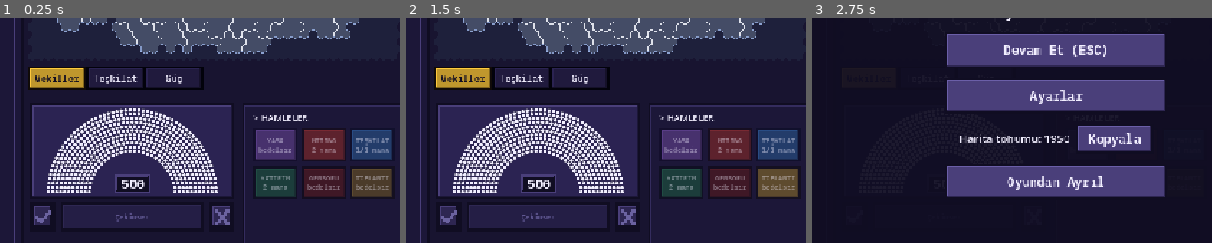
Above: before the commit, frames 1-3 (left to right).
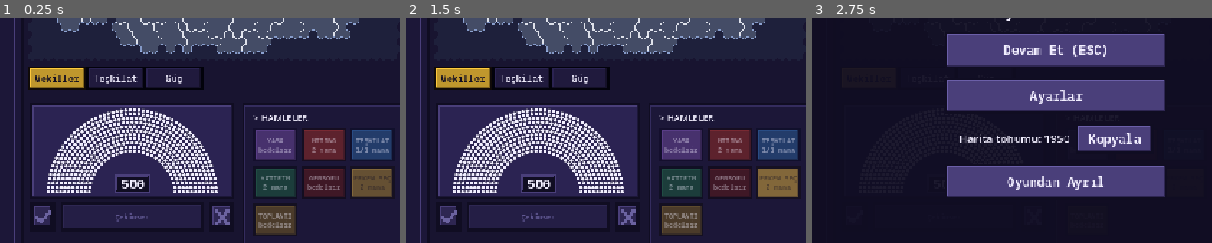
Above: after the commit, the same moments.

Repository: TriQue06/siyaset_oyunu_test_experimental
Game: Godot game, scene res://scenes/GameScreen.tscn
The game is run twice, just before and just after one commit, with the same random seed, the same clock (stepped at 60 frames per second) and the same inputs. This scene is started directly instead of the project's main scene. Sound files missing from this copy of the repository are replaced by a short silence.
Inputs (mouse positions are % of the whole screen's width and height, from its top left):
- Up to frame 1 (0.25 s): no input
- Up to frame 2 (1.5 s): click "GENSORU bedelsiz" at 0.5 s; click (66, 66) at 1.25 s, where only the run after the commit has a clickable "ERKEN SEÇİM 2 mana"
- Up to frame 3 (2.75 s): click "Menü" at 2 s
The pictures show only the part of the screen within x 20-70%, y 30-80%; the shares and areas given below are measured in that part.

The runs differ from the first frame. In frame 1, 2.3% of the frame differs, in the area x 64-98%, y 67-97%; in frame 2, 2.4%; in frame 3, less than 0.1%.

Commit message:
Sürüm 0.0.138: erken seçim hamle oldu (2 mana), görüşe ters yasa bedeli kaldırıldı, koalisyonda yardımcının oyu sayılır
Co-Authored-By: Claude Opus 5.5 <noreply@anthropic.com>

Diff:
--- a/siyaset-oyunu/project.godot
+++ b/siyaset-oyunu/project.godot
@@ -11,7 +11,7 @@
 [application]
 
 config/name="Siyaset Oyunu"
-config/version="0.0.137"
+config/version="0.0.138"
 run/main_scene="res://scenes/Lobby.tscn"
 config/quit_on_go_back=false
 config/features=PackedStringArray("4.7", "Forward Plus")
--- a/siyaset-oyunu/scripts/bot_brain.gd
+++ b/siyaset-oyunu/scripts/bot_brain.gd
@@ -263,6 +263,16 @@
 			best = {"type": "censure"}
 			_bloc_forming = bloc_active()
 			best_score = censure_score - GameRules.CENSURE_MANA_COST * mana_value
+
+	# ERKEN SEÇİM: kamuoyu bot lehineyse ve hükümette değilse sandığı ister.
+	if CardManager.can_early_election(bot) and not CardManager.is_government_party(bot):
+		var support := CardManager.national_of(bot)
+		var early_score := 1.0 + support * 0.8 - GameRules.EARLY_ELECTION_MANA_COST * mana_value + _jitter(bot)
+		if support > EARLY_ELECTION_SUPPORT:
+			candidates.append({"type": "early_election"})
+			if early_score > best_score:
+				best = {"type": "early_election"}
+				best_score = early_score
 
 	if CardManager.can_miting(bot):
 		var miting := _eval_miting(bot, known)
--- a/siyaset-oyunu/scripts/bot_manager.gd
+++ b/siyaset-oyunu/scripts/bot_manager.gd
@@ -105,6 +105,8 @@
 			CardManager._apply_invest_move(bot, String(action["province"]))
 		"censure":
 			CardManager._apply_censure_move(bot)
+		"early_election":
+			CardManager._apply_early_election_move(bot)
 		"card":
 			var play := BotBrain.choose_play(bot)
 			if play.is_empty():
--- a/siyaset-oyunu/scripts/card_manager.gd
+++ b/siyaset-oyunu/scripts/card_manager.gd
@@ -381,16 +381,8 @@
 
 ## Yasanın bu partiye bedeli: partinin yerleşik görüşüne ZIT yasa ek mana ister
 ## (bkz. GameRules.LAW_AGAINST_*). law_type boşsa taban bedel.
-func law_mana_cost(peer_id: int, law_type: String = "") -> int:
-	var law := CardPresets.law_data(law_type)
-	if law.is_empty():
-		return GameRules.LAW_MANA_COST
-	var value := float(PartyManager.data_of(peer_id).get("ideology", {}).get(law["axis"], 0.0))
-	if signf(value) == float(-int(law["dir"])):
-		if absf(value) >= GameRules.LAW_AGAINST_LEVEL_2:
-			return GameRules.LAW_MANA_COST + 2
-		if absf(value) >= GameRules.LAW_AGAINST_LEVEL_1:
-			return GameRules.LAW_MANA_COST + 1
+func law_mana_cost(_peer_id: int, _law_type: String = "") -> int:
+	# Görüşe ters yasa için ek bedel KALDIRILDI: her eksen, her yön aynı bedel.
 	return GameRules.LAW_MANA_COST
 
 ## ANAYASA DEĞİŞİKLİĞİ sunulabilir mi? Yasadan farkı: GÜNDEM ŞARTI YOK
@@ -451,6 +443,33 @@
 		and GovernmentManager.phase == GovernmentManager.Phase.GOVERNING and GovernmentManager.has_government() \
 		and not GovernmentManager.has_majority() and not is_government_party(peer_id)
 
+## ERKEN SEÇİM hamlesi: meclis gerekir, oylama açık olmamalı, zaten erken
+## seçim kararı yoksa.
+func can_early_election(peer_id: int) -> bool:
+	return can_choose_main_action(peer_id) and mana_of(peer_id) >= GameRules.EARLY_ELECTION_MANA_COST \
+		and has_seats(peer_id) and not early_election_pending and GovernmentManager.can_submit_law()
+
+func early_election() -> void:
+	if not can_early_election(multiplayer.get_unique_id()):
+		return
+	if _is_authority():
+		_apply_early_election_move(multiplayer.get_unique_id())
+	else:
+		_request_early_election.rpc_id(1)
+
+func _apply_early_election_move(peer_id: int) -> void:
+	if not can_early_election(peer_id):
+		return
+	mana[peer_id] = mana_of(peer_id) - GameRules.EARLY_ELECTION_MANA_COST
+	_push_state({"type": "early_election", "peer_id": peer_id,
+		"message": "%s erken seçim önergesi verdi: meclis oylaması başladı." % _party_name(peer_id)})
+	GovernmentManager.submit_early_election(peer_id)
+
+@rpc("any_peer", "reliable")
+func _request_early_election() -> void:
+	if MultiplayerManager.is_host:
+		_apply_early_election_move(multiplayer.get_remote_sender_id())
+
 ## Popülizm bonusunun kalan turu (kullanıldığı turda POPULISM_ROUNDS, yoksa 0).
 func populism_rounds_left(peer_id: int) -> int:
 	return maxi(0, int(populism.get(party_of(peer_id), 0)) - round_number)
@@ -511,9 +530,7 @@
 	if mana_of(peer_id) < CardPresets.card_cost(card_type):
 		return false
 	if card_type == CardPresets.EARLY_ELECTION_CARD_TYPE:
-		# Meclis gerekir, oylama açık olmamalı, zaten erken seçim kararı yoksa.
-		return has_seats(peer_id) and not early_election_pending \
-			and GovernmentManager.can_submit_law()
+		return false  # artık hamle (bkz. can_early_election)
 	if CardPresets.needs_target(card_type):
 		return is_valid_steal_target(peer_id, target_peer_id)
 	# Hedef PARTİ (ya da kart çalmada o partinin oyuncusu): kendi partin olamaz.
@@ -980,9 +997,6 @@
 	if not last_seats.is_empty():
 		weights[CardPresets.STEAL_WEAK_CARD_TYPE] = WEIGHT_STEAL_WEAK
 		weights[CardPresets.STEAL_STRONG_CARD_TYPE] = WEIGHT_STEAL_STRONG
-	# Erken seçim ancak meclis varken anlamlı.
-	if not last_seats.is_empty():
-		weights[CardPresets.EARLY_ELECTION_CARD_TYPE] = WEIGHT_EARLY_ELECTION
 	weights[CardPresets.POPULISM_CARD_TYPE] = WEIGHT_POPULISM
 	weights[CardPresets.MANA_BONUS_CARD_TYPE] = WEIGHT_MANA_BONUS
 	weights[CardPresets.MANA_BONUS_STRONG_CARD_TYPE] = WEIGHT_MANA_BONUS_STRONG
--- a/siyaset-oyunu/scripts/game_rules.gd
+++ b/siyaset-oyunu/scripts/game_rules.gd
@@ -88,10 +88,6 @@
 
 ## Yasa sunmak BEDELSİZ (turda 1): meclis oyunun merkezi, mana engel olmasın.
 const LAW_MANA_COST := 0
-## Partinin yerleşik görüşüne ZIT bir yasa sunmak ek mana ister: o eksende
-## |görüş| ≥ LAW_AGAINST_LEVEL_1 ise +1, ≥ LAW_AGAINST_LEVEL_2 ise +2 mana.
-const LAW_AGAINST_LEVEL_1 := 1.0
-const LAW_AGAINST_LEVEL_2 := 2.0
 const LAWS_PER_ROUND := 1
 ## Teşkilat anketinin sapması (her partinin oyu en fazla bu oranda sapar):
 ## 1. seviye YAKLAŞIK oy (±%35), 2. seviye %90 doğruluk (±%10).
@@ -103,6 +99,8 @@
 const INVEST_MANA_COST := 2
 ## Gensoru BEDELSİZ: muhalefetin elindeki tek gerçek silah engellenmemeli.
 const CENSURE_MANA_COST := 0
+## ERKEN SEÇİM hamlesi (eskiden kart): meclise önerge getirir.
+const EARLY_ELECTION_MANA_COST := 2
 ## Popülizm bonusu kartı bu kadar tur sürer. Mana bonusunun iki çeşidi var:
 ## zayıf +MANA_BONUS_WEAK, güçlü +MANA_BONUS_STRONG. Bonus kart BONUS_CARD_DRAW kart çeker.
 const POPULISM_ROUNDS := 3
--- a/siyaset-oyunu/scripts/game_screen.gd
+++ b/siyaset-oyunu/scripts/game_screen.gd
@@ -235,6 +235,8 @@
 var _pending_miting: bool = false
 var _invest_button: Button
 var _censure_button: Button
+var _early_button: Button
+var _pending_early: bool = false
 ## Yatırım hamlesi için il seçme modu.
 var _pending_invest: bool = false
 ## Gensoru: ilk dokunuş onay ister, ikincisi verir.
@@ -586,7 +588,7 @@
 		# her parça kendi verdiği oyun rengine bürünür.
 		var deputy := PartyManager.deputy_of(int(peer_id))
 		var parts: Array = [[int(peer_id), seats]]
-		if voting and deputy != -1 and not GovernmentManager.is_coalition_stage():
+		if voting and deputy != -1:
 			var leader_part := GovernmentManager.vote_weight(int(peer_id))
 			parts = [[int(peer_id), leader_part], [deputy, seats - leader_part]]
 		for part in parts:
@@ -1427,10 +1429,11 @@
 		_pending_org = false
 		_layer_before_org = -1
 		_refresh_action_buttons()
-	if _pending_miting or _pending_invest or _pending_censure:
+	if _pending_miting or _pending_invest or _pending_censure or _pending_early:
 		_pending_miting = false
 		_pending_invest = false
 		_pending_censure = false
+		_pending_early = false
 		_refresh_action_buttons()
 	if _selected_province != "":
 		_selected_province = ""
@@ -2483,6 +2486,8 @@
 	_invest_button.pressed.connect(_on_invest_button_pressed)
 	_censure_button = _action_button("GENSORU", GameRules.cost_text(GameRules.CENSURE_MANA_COST), UiTheme.RED_DARK)
 	_censure_button.pressed.connect(_on_censure_button_pressed)
+	_early_button = _action_button("ERKEN SEÇİM", GameRules.cost_text(GameRules.EARLY_ELECTION_MANA_COST), UiTheme.GOLD)
+	_early_button.pressed.connect(_on_early_button_pressed)
 	# GRUP TOPLANTISI: bedelsiz hamle; sıra sendeyken açık, sırada bir kez.
 	_speech_button = _action_button("TOPLANTI", "bedelsiz", UiTheme.GOLD_DIM)
 	_speech_button.tooltip_text = "Meclis grup toplantısı: bir görüşü savun, partin yarım adım kayar. Bedelsiz, sırada bir kez."
@@ -2533,6 +2538,7 @@
 	_miting_button.modulate.a = 1.0 if miting_ok or _pending_miting else 0.45
 	_invest_button.modulate.a = 1.0 if CardManager.can_invest(me) or _pending_invest else 0.45
 	_censure_button.modulate.a = 1.0 if CardManager.can_censure(me) or _pending_censure else 0.45
+	_early_button.modulate.a = 1.0 if CardManager.can_early_election(me) or _pending_early else 0.45
 	# disabled kullanılmıyor: pasif butona dokununca neden olmadığı uyarı olarak çıksın.
 	_law_button.modulate.a = 1.0 if law_ok else 0.45
 	_org_button.modulate.a = 1.0 if org_ok or _pending_org else 0.45
@@ -2832,9 +2838,7 @@
 	circle.mouse_filter = Control.MOUSE_FILTER_STOP
 	circle.mouse_default_cursor_shape = Control.CURSOR_DRAG
 	var label := Label.new()
-	# Görüşüne ZIT yasa ek mana ister: bedel dairenin üstünde yazar.
-	var law_cost := CardManager.law_mana_cost(multiplayer.get_unique_id(), law_type)
-	label.text = String(law["side"]) + ("\n+%d mana" % law_cost if law_cost > 0 else "")
+	label.text = String(law["side"])
 	label.set_anchors_preset(Control.PRESET_FULL_RECT)
 	label.horizontal_alignment = HORIZONTAL_ALIGNMENT_CENTER
 	label.vertical_alignment = VERTICAL_ALIGNMENT_CENTER
@@ -2849,8 +2853,7 @@
 		if event is InputEventMouseButton and event.button_index == MOUSE_BUTTON_LEFT:
 			if event.pressed:
 				_law_info.text = "%s (%s)%s%s" % [law["title"], CardPresets.law_direction_text(law_type),
-					"  ·  gündemde: sunulabilir" if on_agenda else "  ·  gündemde değil",
-					("  ·  görüşüne aykırı: %s" % GameRules.cost_text(law_cost)) if law_cost > 0 else ""]
+					"  ·  gündemde: sunulabilir" if on_agenda else "  ·  gündemde değil", ""]
 				_start_law_drag(law_type)
 			elif _drag_hand_index == LAW_DRAG_INDEX:
 				_finish_drag()
@@ -2953,6 +2956,35 @@
 	_pending_censure = true
 	_refresh_action_buttons()
 	_set_target_hint("Gensoru: hükümeti düşürmek için meclis oylaması (%d mana). Reddedilirse ulusal destek kaybedersin. Onay: butona tekrar dokun" % GameRules.CENSURE_MANA_COST)
+
+## Erken seçim hamlesi: ilk dokunuş onay ister, ikincisi önergeyi meclise getirir.
+func _on_early_button_pressed() -> void:
+	var me := multiplayer.get_unique_id()
+	if _pending_early:
+		_pending_early = false
+		_cancel_targeting()
+		if CardManager.can_early_election(me):
+			CardManager.early_election()
+		_refresh_action_buttons()
+		return
+	_deselect_hand_card()
+	_law_designer.hide()
+	_cancel_targeting()
+	if not CardManager.can_early_election(me):
+		if not CardManager.can_act():
+			_show_toast("Sıran değil.")
+		elif not CardManager.has_seats(me):
+			_show_toast("Mecliste vekilin yok: erken seçim önergesi veremezsin.")
+		elif CardManager.early_election_pending:
+			_show_toast("Erken seçim kararı zaten alındı.")
+		elif not GovernmentManager.can_submit_law():
+			_show_toast("Meclis şu an meşgul (oylama ya da hükümet kurma sürüyor).")
+		else:
+			_show_toast(_action_block_reason(GameRules.EARLY_ELECTION_MANA_COST))
+		return
+	_pending_early = true
+	_refresh_action_buttons()
+	_set_target_hint("Erken seçim: meclis oylaması (%d mana). Kabul edilirse dönem sonunda sandığa gidilir. Onay: butona tekrar dokun" % GameRules.EARLY_ELECTION_MANA_COST)
 
 ## Miting hamlesi: haritadan il seçilir (ilk dokunuş riski gösterir, ikincisi yapar).
 func _on_miting_button_pressed() -> void:
--- a/siyaset-oyunu/scripts/government_manager.gd
+++ b/siyaset-oyunu/scripts/government_manager.gd
@@ -229,6 +229,16 @@
 	ids.erase(proposal_peer_id)
 	return ids
 
+## Koalisyon görüşmesinde oy verenler: ortak partilerin TÜM üyeleri (genel
+## başkan ve yardımcı). İki kişilik partide ortaklık iki üyenin de onayını ister.
+func _partner_member_ids() -> Array:
+	var ids: Array = []
+	for partner in proposal_partner_ids():
+		for member in PartyManager.members_of(PartyManager.party_of(int(partner))):
+			if not ids.has(int(member)):
+				ids.append(int(member))
+	return ids
+
 ## Hükümet teklifi koalisyon görüşmesi (1. aşama) aşamasında mı?
 func is_coalition_stage() -> bool:
 	return phase == Phase.VOTING and proposal_kind == KIND_GOVERNMENT and proposal_stage == STAGE_COALITION
@@ -238,7 +248,7 @@
 ## Sadece OYUNDA OLAN oyuncular sayılır: oylama sürerken feshedilen, başka
 ## partiye katılan ya da oyundan çıkan bir parti/oyuncu sonsuza dek beklenmesin.
 func eligible_voter_ids() -> Array:
-	var ids: Array = proposal_partner_ids() if proposal_kind == KIND_GOVERNMENT and proposal_stage == STAGE_COALITION \
+	var ids: Array = _partner_member_ids() if proposal_kind == KIND_GOVERNMENT and proposal_stage == STAGE_COALITION \
 		else voter_ids()
 	var present: Array = []
 	for peer_id in ids:
@@ -320,8 +330,6 @@
 ## Oylamada bir oyun temsil ettiği vekil: koalisyon görüşmesinde ortak partinin
 ## kararı genel başkanındır (tüm vekiller), meclis oylamasında bölünür.
 func _vote_seats(voter: int) -> int:
-	if is_coalition_stage():
-		return seats_of(voter)
 	return vote_weight(voter)
 
 func abstain_seats() -> int:
@@ -804,9 +812,11 @@
 ## meclis oylamasına geçer; biri bile EVET demezse teklif hakkı yanar.
 func _resolve_coalition_stage() -> void:
 	var proposer := proposal_peer_id
-	for partner in proposal_partner_ids():
-		if int(votes.get(partner, VOTE_ABSTAIN)) != VOTE_YES:
-			last_resolution_reason = "Koalisyon görüşmesi başarısız: %s ortak olmayı kabul etmedi." % _party_name(partner)
+	for member in eligible_voter_ids():
+		if int(votes.get(member, VOTE_ABSTAIN)) != VOTE_YES:
+			var partner := PartyManager.party_of(int(member))
+			last_resolution_reason = "Koalisyon görüşmesi başarısız: %s ortak olmayı kabul etmedi%s." % [_party_name(partner),
+				"" if int(member) == partner else " (genel başkan yardımcısı HAYIR dedi)"]
 			_fail_attempt()
 			_push_state()
 			if not _is_local_only():
--- a/siyaset-oyunu/tools/smoke_test.gd
+++ b/siyaset-oyunu/tools/smoke_test.gd
@@ -5,6 +5,7 @@
 ## `godot --headless --script res://tools/smoke_test.gd` ile çalıştırılır.
 
 func _initialize() -> void:
+	load("res://scripts/bot_brain.gd").skill_variance = false
 	var scenes := [
 		"res://scenes/Lobby.tscn",
 		"res://scenes/RoomLobby.tscn",
--- a/siyaset-oyunu/tools/smoke_test_audio.gd
+++ b/siyaset-oyunu/tools/smoke_test_audio.gd
@@ -10,6 +10,7 @@
 	print("  [%s]  %s%s" % ["OK" if ok else "HATA", label, ("  -> " + detail) if detail != "" else ""])
 
 func _initialize() -> void:
+	load("res://scripts/bot_brain.gd").skill_variance = false
 	await process_frame
 	var am = root.get_node("AudioManager")
 	var gs = root.get_node("GameSettings")
--- a/siyaset-oyunu/tools/smoke_test_bots.gd
+++ b/siyaset-oyunu/tools/smoke_test_bots.gd
@@ -16,6 +16,7 @@
 	print("  %s %s%s" % ["[OK] " if ok else "[HATA]", label, ("  -> " + detail) if detail != "" else ""])
 
 func _initialize() -> void:
+	load("res://scripts/bot_brain.gd").skill_variance = false
 	await process_frame
 	await process_frame
 	mm = root.get_node("MultiplayerManager")
--- a/siyaset-oyunu/tools/smoke_test_election_night.gd
+++ b/siyaset-oyunu/tools/smoke_test_election_night.gd
@@ -10,6 +10,7 @@
 		_fails += 1
 
 func _initialize() -> void:
+	load("res://scripts/bot_brain.gd").skill_variance = false
 	await process_frame
 	var sim_script = load("res://scripts/election_night_sim.gd")
 	var model = load("res://scripts/election_model.gd")
--- a/siyaset-oyunu/tools/smoke_test_fullgame.gd
+++ b/siyaset-oyunu/tools/smoke_test_fullgame.gd
@@ -16,6 +16,7 @@
 	print("  [%s]  %s%s" % ["OK" if ok else "HATA", label, ("  -> " + detail) if detail != "" else ""])
 
 func _initialize() -> void:
+	load("res://scripts/bot_brain.gd").skill_variance = false
 	await process_frame
 	mm = root.get_node("MultiplayerManager")
 	pm = root.get_node("PartyManager")
@@ -89,7 +90,7 @@
 	check("normal takvim: 16. turda secim var, 11'de yok",
 		GameRules.is_election_round(16) and not GameRules.is_election_round(11))
 	cm.mana[1] = 5.0
-	check("erken secim karti mecliste oynanabilir", cm.can_play_card(1, cp.EARLY_ELECTION_CARD_TYPE))
+	check("erken secim artik kart degil, 2 manalik hamle", not cm.can_play_card(1, cp.EARLY_ELECTION_CARD_TYPE) and GameRules.EARLY_ELECTION_MANA_COST == 2)
 	gm.submit_early_election(1)
 	check("onerge oylamaya acildi", gm.is_voting() and gm.proposal_kind == gm.KIND_EARLY)
 	for voter in gm.eligible_voter_ids():
--- a/siyaset-oyunu/tools/smoke_test_government.gd
+++ b/siyaset-oyunu/tools/smoke_test_government.gd
@@ -33,6 +33,7 @@
 	cm.turn_order = seats.keys()
 
 func _initialize() -> void:
+	load("res://scripts/bot_brain.gd").skill_variance = false
 	await process_frame
 	await process_frame
 	mm = root.get_node("MultiplayerManager")
--- a/siyaset-oyunu/tools/smoke_test_ideology.gd
+++ b/siyaset-oyunu/tools/smoke_test_ideology.gd
@@ -37,6 +37,7 @@
 	cm.current_turn_index = 0
 
 func _initialize() -> void:
+	load("res://scripts/bot_brain.gd").skill_variance = false
 	await process_frame
 	await process_frame
 	mm = root.get_node("MultiplayerManager")
@@ -107,9 +108,9 @@
 	new_game({1: ideology(1.5, 1.5, 1.5), 2: ideology(-1.5, -1.5, -1.5)})
 	var cp = root.get_node("CardPresets")
 	check("gorusune uygun yasa bedelsiz", cm.law_mana_cost(1, cp.law_type("economic", 1)) == GameRules.LAW_MANA_COST)
-	check("gorusune aykiri yasa +1 mana", cm.law_mana_cost(1, cp.law_type("economic", -1)) == GameRules.LAW_MANA_COST + 1)
+	check("gorusune aykiri yasa da ek bedel istemez", cm.law_mana_cost(1, cp.law_type("economic", -1)) == GameRules.LAW_MANA_COST)
 	pm.parties[1]["ideology"]["economic"] = 2.5
-	check("koklu gorusune aykiri yasa +2 mana", cm.law_mana_cost(1, cp.law_type("economic", -1)) == GameRules.LAW_MANA_COST + 2)
+	check("koklu gorusune aykiri yasa da ek bedel istemez", cm.law_mana_cost(1, cp.law_type("economic", -1)) == GameRules.LAW_MANA_COST)
 
 	print("")
 	print("=== 3) ILLERIN DONUSUMU ===")
--- a/siyaset-oyunu/tools/smoke_test_lobby.gd
+++ b/siyaset-oyunu/tools/smoke_test_lobby.gd
@@ -25,6 +25,7 @@
 	return -1
 
 func _initialize() -> void:
+	load("res://scripts/bot_brain.gd").skill_variance = false
 	await process_frame
 	mm = root.get_node("MultiplayerManager")
 	cm = root.get_node("CardManager")
--- a/siyaset-oyunu/tools/smoke_test_offline_flow.gd
+++ b/siyaset-oyunu/tools/smoke_test_offline_flow.gd
@@ -144,6 +144,7 @@
 		splits, merges, str(bands), spread, String.num(mm.election_threshold, 1), mm.seat_method]
 
 func _initialize() -> void:
+	load("res://scripts/bot_brain.gd").skill_variance = false
 	await process_frame
 	mm = root.get_node("MultiplayerManager")
 	cm = root.get_node("CardManager")
--- a/siyaset-oyunu/tools/smoke_test_opinion.gd
+++ b/siyaset-oyunu/tools/smoke_test_opinion.gd
@@ -66,6 +66,7 @@
 	return best
 
 func _initialize() -> void:
+	load("res://scripts/bot_brain.gd").skill_variance = false
 	await process_frame
 	await process_frame
 	mm = root.get_node("MultiplayerManager")
--- a/siyaset-oyunu/tools/smoke_test_party_politics.gd
+++ b/siyaset-oyunu/tools/smoke_test_party_politics.gd
@@ -34,6 +34,7 @@
 	return Color.RED
 
 func _initialize() -> void:
+	load("res://scripts/bot_brain.gd").skill_variance = false
 	await process_frame
 	PP = load("res://scripts/politician_presets.gd")
 	mm = root.get_node("MultiplayerManager")
--- a/siyaset-oyunu/tools/smoke_test_politician.gd
+++ b/siyaset-oyunu/tools/smoke_test_politician.gd
@@ -13,6 +13,7 @@
 	print("  [%s]  %s%s" % ["OK" if ok else "HATA", label, ("  -> " + detail) if detail != "" else ""])
 
 func _initialize() -> void:
+	load("res://scripts/bot_brain.gd").skill_variance = false
 	await process_frame
 	PP = load("res://scripts/politician_presets.gd")
 	var mm = root.get_node("MultiplayerManager")
--- a/siyaset-oyunu/tools/smoke_test_rules.gd
+++ b/siyaset-oyunu/tools/smoke_test_rules.gd
@@ -72,6 +72,7 @@
 	return best
 
 func _initialize() -> void:
+	load("res://scripts/bot_brain.gd").skill_variance = false
 	await process_frame
 	await process_frame
 	mm = root.get_node("MultiplayerManager")
Not shown, changed: siyaset-oyunu/export_presets.cfg
